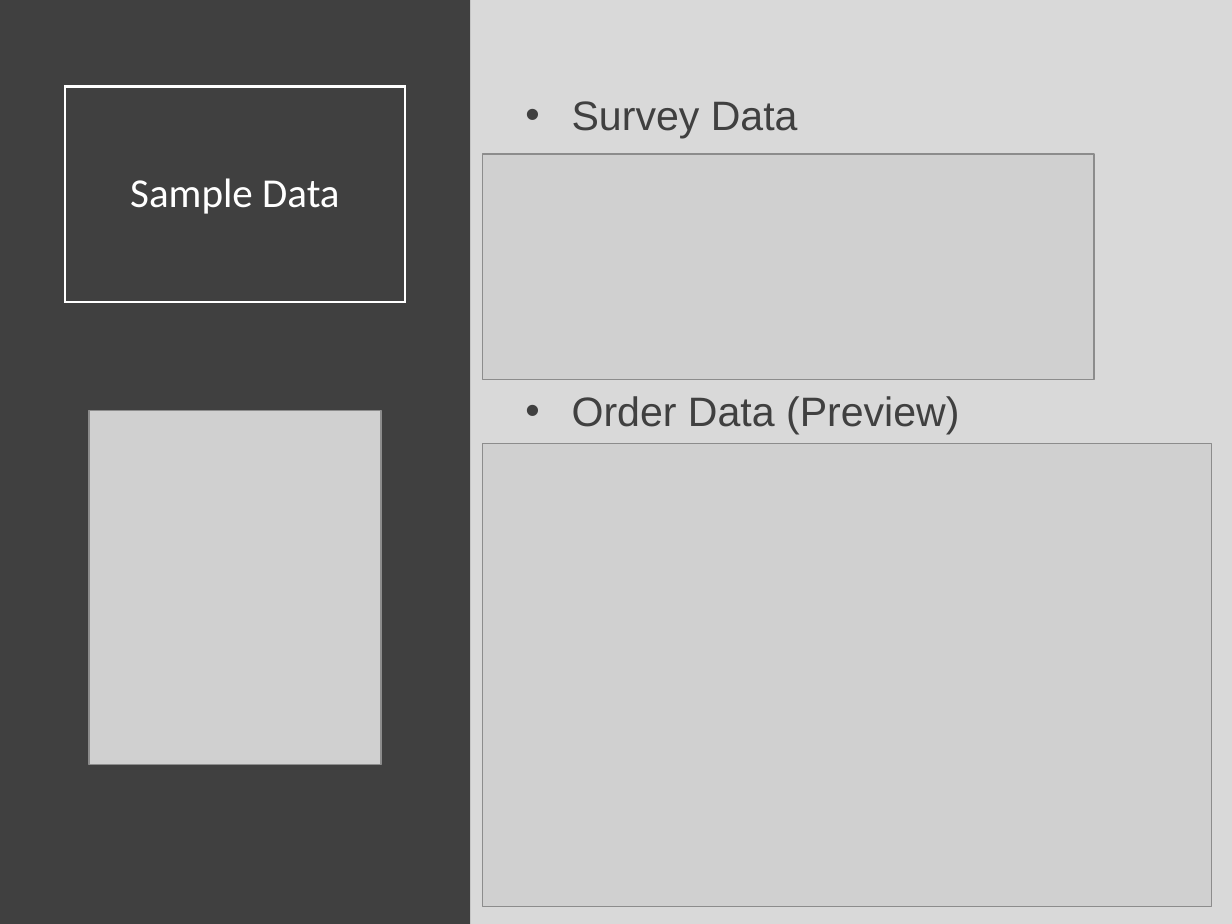
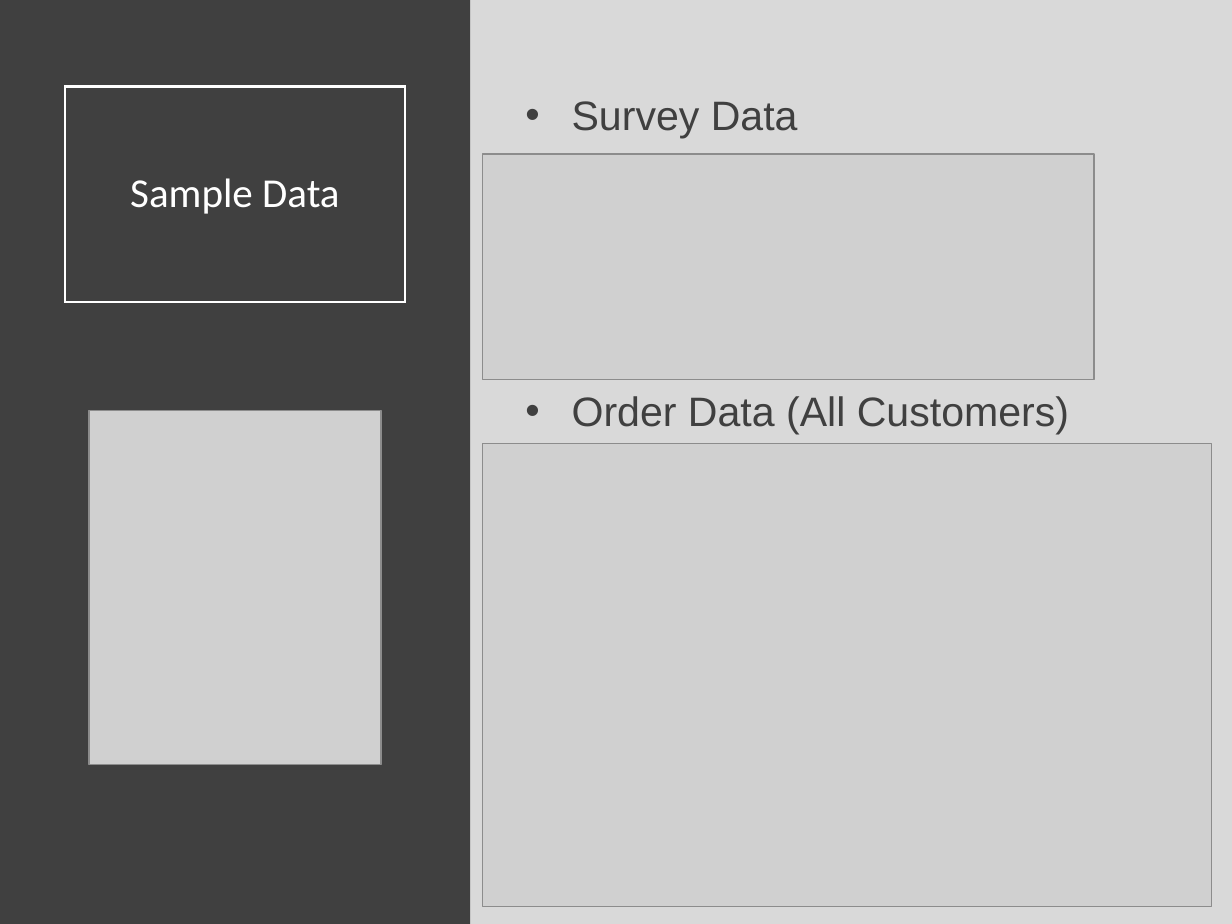
Before and after one commit to SuperMarioGiacomazzo/STOR320_WEBSITE, a slide deck: slide 4 of Lecture/Joins 1/Joins_1_Lecture.pptx. Drawn at 1232x924 pixels with LibreOffice and Linux fonts; fonts in the diff are those of the drawing; grey boxes stand for pictures. Boxes give left, top, right and bottom in pixels: in the first picture for what was removed or moved away, otherwise in the second. Text is boxed around its words. In the diff, an @@ line names an element or a change of style, - is before the commit and + after.

```diff
--- a/Lecture/Joins 1/Joins_1_Lecture.pptx
+++ b/Lecture/Joins 1/Joins_1_Lecture.pptx
@@ text at (572,396,1069,434): text changed @@
-• Order Data (Preview)
+• Order Data (All Customers)
```
Also in this commit, not shown: 3 other slides changed, 1 other file.
